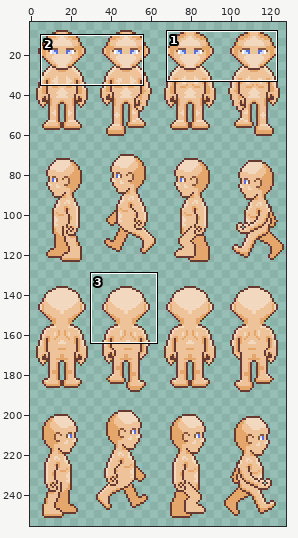
Sprite sheet, stored at Mohanjo daro/Assets/Art/Player/IndraMovement/Basic Indra movement-Sheet.png. Above: a wide view before the commit, with the close-up outlined.
Close-up. Before:
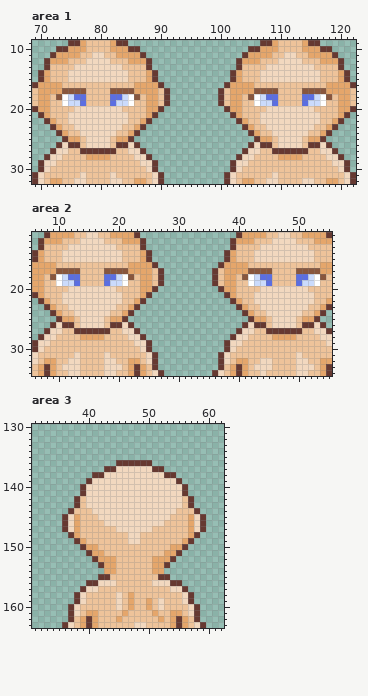
The file is 128x256 pixels. Shown: area 1: x 69..122, y 9..32; area 2: x 6..55, y 11..34; area 3: x 31..62, y 130..163. The wide view leaves out empty margins.
The result:
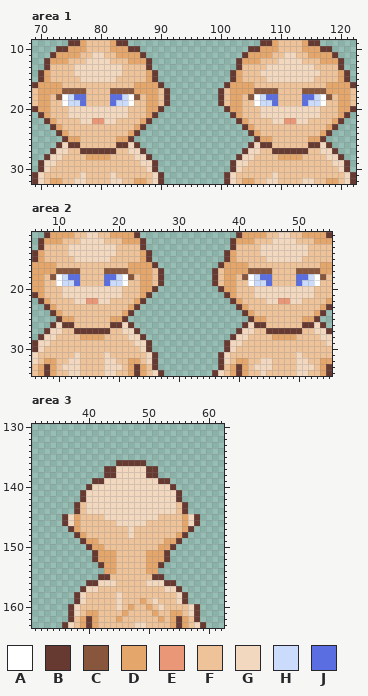
Palette (. is transparent): A #ffffff  B #663931  C #88563d  D #e5a66b  E #ea9777  F #eec39a  G #f2d8bf  H #cbdbfc  J #5b6ee1
Change:
Changed rows in their new state; - is an unchanged pixel.
Area 1:
first column x 75:
14 F--------F--------------------------------
15 FF------FF----------------------F--------F
first column x 75:
20 G--------G----------------------G--------G
22 FF--EE--FF----------------------FF--EE--FF
23 -FFFFFFFF------------------------FFFFFFFF-
24 --FFFFFF--------------------------FFFFFF--
25 ---FFFF----------------------------FFFF---
26 ---FFFF----------------------------FFFF---
Area 2:
first column x 11:
14 F--------F----------------------F--------F
15 FF------FF----------------------FF------FF
first column x 11:
20 G--------G----------------------G--------G
22 FF--EE--FF----------------------FF--EE--FF
23 -FFFFFFFF------------------------FFFFFFFF-
24 --FFFFFF--------------------------FFFFFF--
25 ---FFFF----------------------------FFFF---
26 ---FFFF----------------------------FFFF---
Area 3:
first column x 36:
136 --------------.---------
137 --------------B-.-------
138 -----..BB-----BB...-----
139 ----.BB---------BB..----
140 ---.B-------------B..---
141 -------------------B.---
142 --.B---------------B..--
143 -------------------FB.--
144 -.B-G---------------B..-
145 ------F---------FF--DGB.
146 -------FF-----FFF---DGB.
147 .B-------FF-FFF-----DB..
148 -.BD--------F------DB..-
149 --.BDD-----FF----DDB..--
150 ---.B-D---------DDB..---
151 ----.B-DD-----DDDB..----
152 --------------D--B.-----
153 --------------D-B.------
154 --------------D-.-------
155 ---------------B-.------
156 --------------G--B-.----
157 -----------------G-B.---
158 -----------F-------GB.--
159 -----------F-DFGF--GB.--
